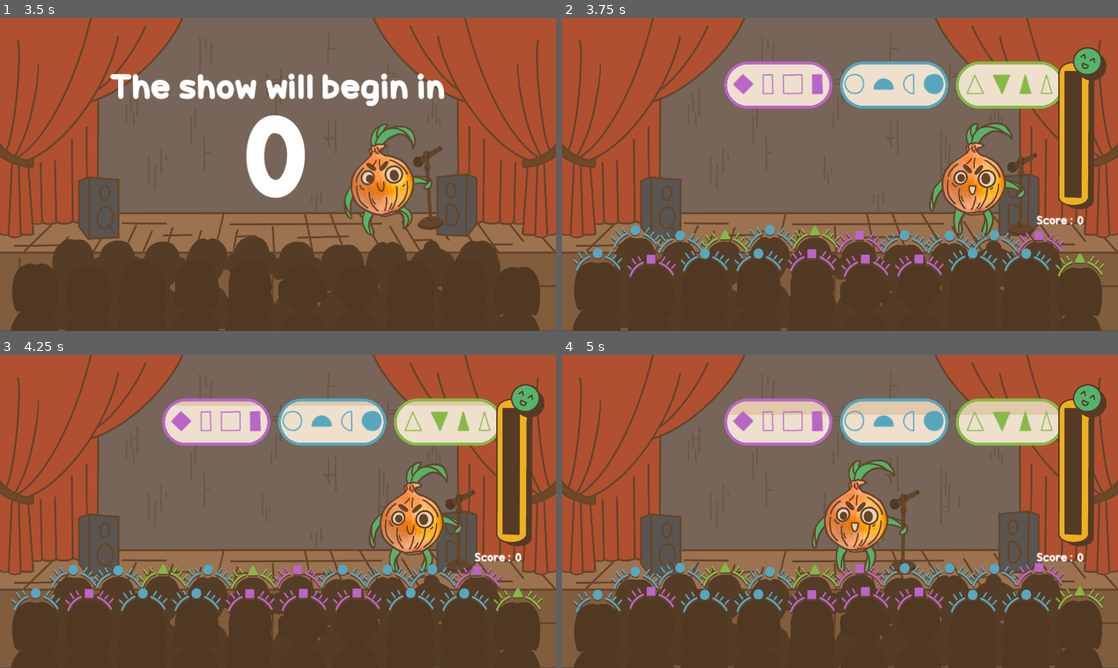
Above: before the commit, frames 1-4 (two rows, left to right).
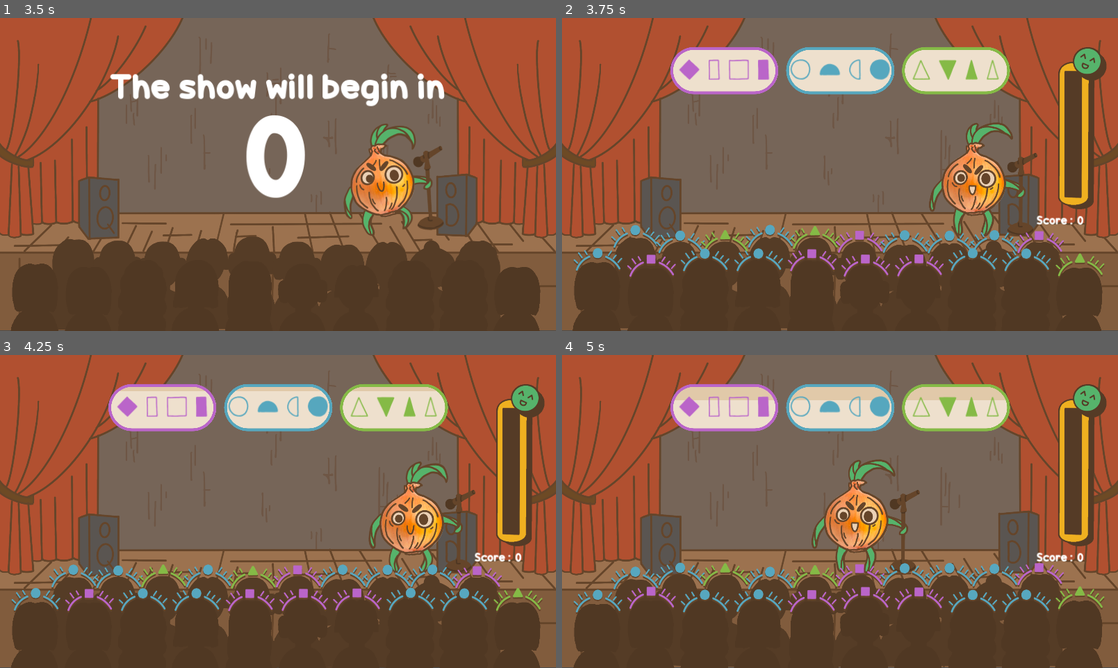
Above: after the commit, the same moments.

Repository: IridescenceFR/GlobalGameJam2024
Game: Godot game, scene res://Scenes/Main.tscn
Two runs of this game, one before a commit and one after it. Both use one fixed random seed, a clock stepped at 60 frames per second and the inputs below.
Inputs (mouse positions are in pixels of both pictures, inside the frame that each line leads up to):
- Up to frame 1 (3.5 s): click "START" at 0.5 s; move the mouse to (400, 158) at 1.27 s; hold Right (move_right) 1.28-2.03 s; hold N (add_score) 1.28-2.03 s; move the mouse to (166, 190) at 2.02 s; hold Left (move_left) 2.03-2.78 s; tap N (add_score) at 2.1 s; move the mouse to (333, 105) at 2.77 s; hold Right (move_right) from 2.78 s (still down); hold N (add_score) from 2.78 s (still down)
- Up to frame 2 (3.75 s): keep holding Right (move_right); move the mouse to (812, 237) at 3.52 s; release N (add_score) at 3.53 s; tap N (add_score) at 3.6 s
- Up to frame 3 (4.25 s): keep holding Right (move_right)
- Up to frame 4 (5 s): move the mouse to (1006, 558) at 4.27 s; release Right (move_right) at 4.28 s; hold Left (move_left) from 4.28 s (still down); hold N (add_score) from 4.28 s (still down)

Frame 1 is identical in both runs. In frame 2, 10% of the frame differs, in the area x 19-90%, y 9-30%; in frame 3, 10%; in frame 4, 11%.

Commit message:
EG:code: replacement du boutton

Diff:
--- a/Scenes/bubble.tscn
+++ b/Scenes/bubble.tscn
@@ -58,11 +58,16 @@
 [node name="Panel" type="Panel" parent="."]
 clip_children = 2
 z_index = -1
-layout_mode = 0
-offset_left = 2.0
-offset_top = 2.0
-offset_right = 373.0
-offset_bottom = 161.0
+layout_mode = 1
+anchors_preset = -1
+anchor_left = 0.5
+anchor_top = 0.5
+anchor_right = 0.5
+anchor_bottom = 0.5
+offset_left = -184.5
+offset_top = -79.5
+offset_right = 186.5
+offset_bottom = 79.5
 mouse_filter = 2
 mouse_force_pass_scroll_events = false
 theme_override_styles/panel = SubResource("StyleBoxFlat_1hn03")
@@ -73,10 +78,14 @@
 light_mask = 2
 visibility_layer = 2
 layout_mode = 2
-offset_left = -6.0
-offset_top = -6.0
-offset_right = 376.0
-offset_bottom = 164.0
+anchor_left = 0.499
+anchor_top = 0.497
+anchor_right = 0.499
+anchor_bottom = 0.497
+offset_left = -191.129
+offset_top = -85.023
+offset_right = 190.871
+offset_bottom = 84.977
 mouse_filter = 2
 mouse_force_pass_scroll_events = false
 theme_override_styles/background = SubResource("StyleBoxFlat_kuq0c")
--- a/scripts/Main.gd
+++ b/scripts/Main.gd
@@ -35,12 +35,12 @@
 func spawn_bubble():
 	randomize()
 	color_list.shuffle()
-	var pos_x = 0
+	var pos_x = -186
 	for color in color_list:
 		var bubble_scene: PackedScene = preload("res://Scenes/bubble.tscn")
 		var bubble = bubble_scene.instantiate()
 		bubble.color = color
-		bubble.position = Vector2(560 + pos_x, 150)
+		bubble.position = Vector2(560 + pos_x, 100)
 		bubble.connect_to_parent(self, color)
 		bubble.add_to_group("bubbles")
 		add_child(bubble)
